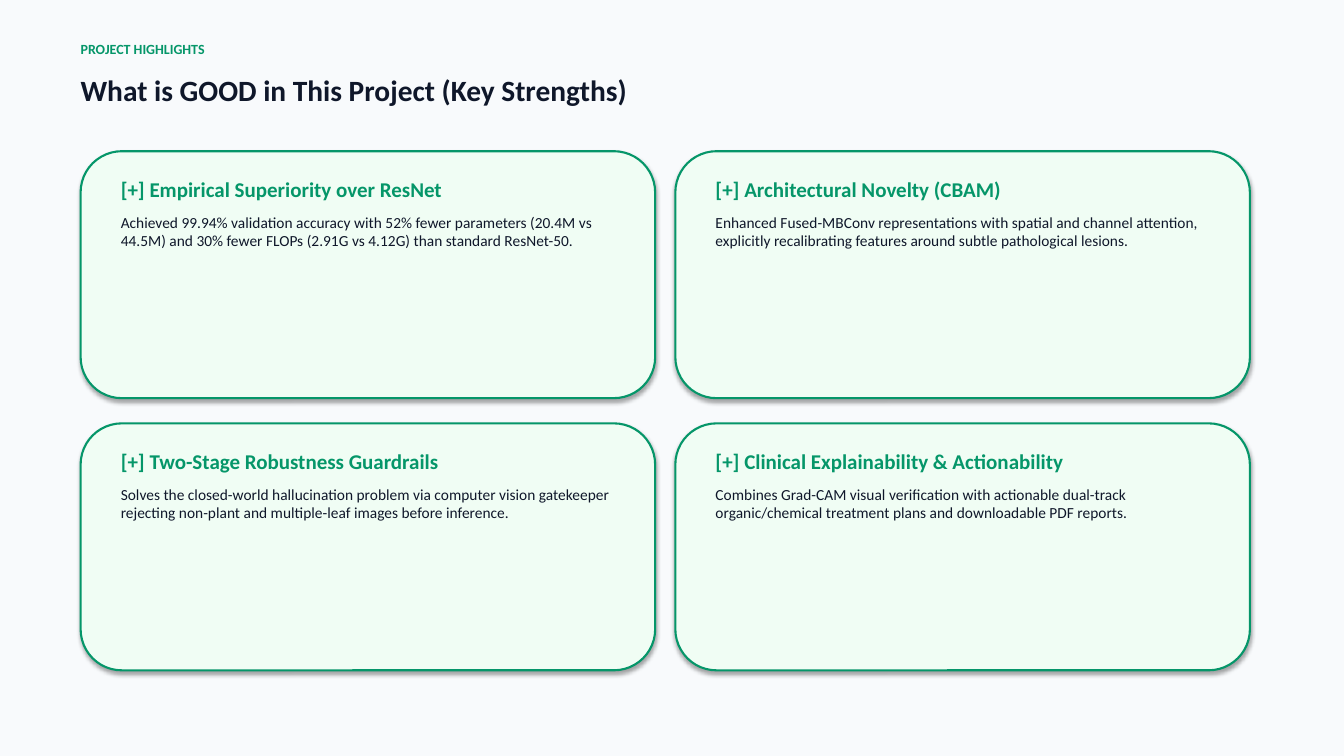
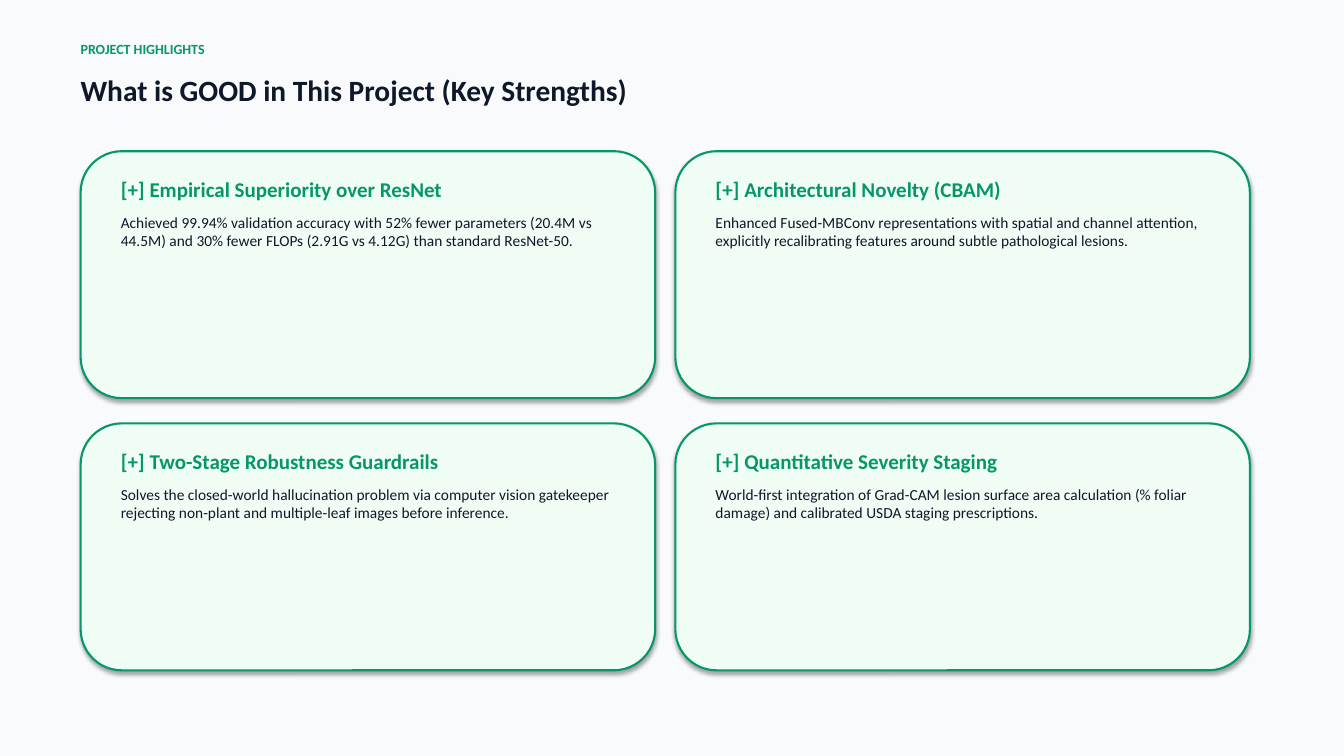
Before and after one commit to mokshit007/DL-crop-disease-detections, a slide deck: slide 14 of CropSense_AI_Official_Presentation.pptx (slide 13 before the commit). Drawn at 1344x756 pixels with LibreOffice and Linux fonts; fonts in the diff are those of the drawing. Boxes give left, top, right and bottom in pixels: in the first picture for what was removed or moved away, otherwise in the second. Text is boxed around its words. In the diff, an @@ line names an element or a change of style, - is before the commit and + after.

Commit message:
Add Quantitative Disease Severity Staging engine, LaTeX equation renderings in presentation, and updated UI/reports

```diff
--- a/CropSense_AI_Official_Presentation.pptx
+++ b/CropSense_AI_Official_Presentation.pptx
@@ text at (715,454,1186,521): text changed @@
-[+] Clinical Explainability & Actionability
-Combines Grad-CAM visual verification with actionable dual-track organic/chemical treatment plans and downloadable PDF reports.
+[+] Quantitative Severity Staging
+World-first integration of Grad-CAM lesion surface area calculation (% foliar damage) and calibrated USDA staging prescriptions.
```
Also in this commit, not shown: 6 other slides changed, 1 slide added, 11 other files.
